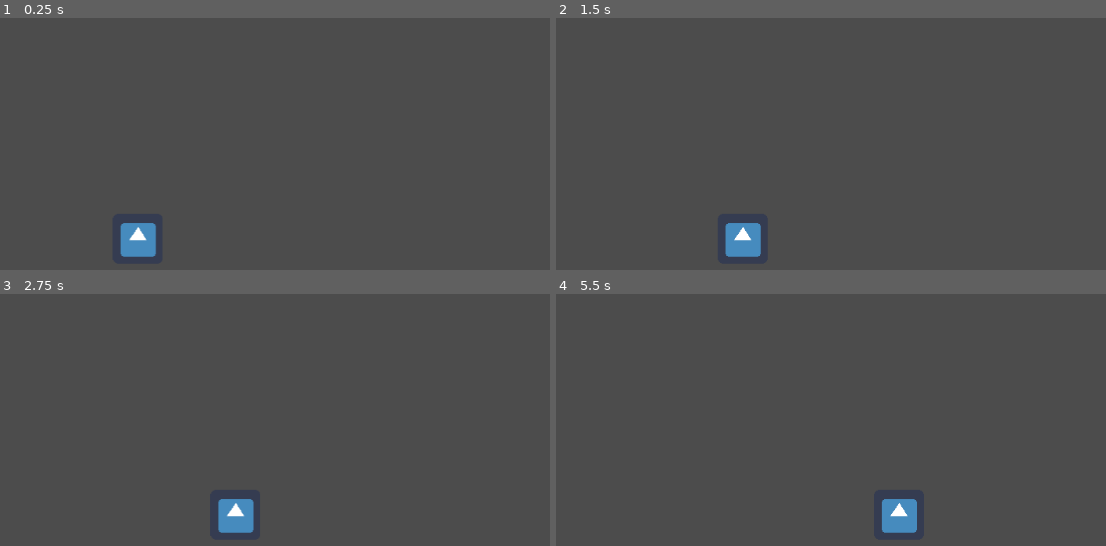
Above: before the commit, frames 1-4 (two rows, left to right).
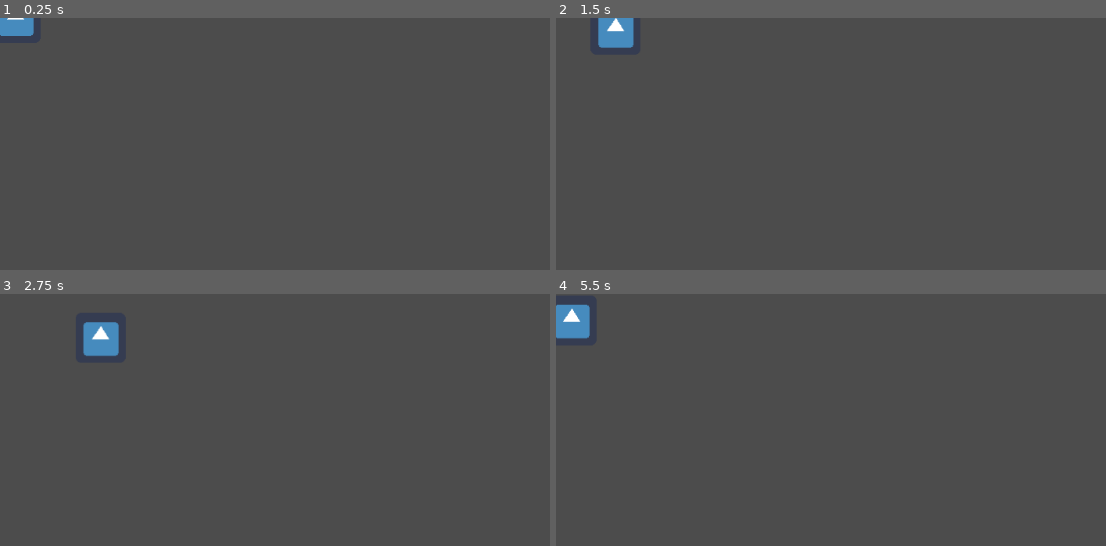
Above: after the commit, the same moments.

Repository: bondrewd0/Pv3-Final
Game: Godot game, scene res://TestLevel.tscn
Same seed, same stepped clock (60 frames per second), same inputs: the game is played once before the commit and once after it. The engine's default icon, where the game draws it, is replaced by a stand-in: a white triangle on a blue panel in a dark square.
Inputs:
- Up to frame 1 (0.25 s): no input
- Up to frame 2 (1.5 s): hold D (Right, bound only after the commit) 0.53-1.28 s; hold S (Down, bound only after the commit) from 1.28 s (still down)
- Up to frame 3 (2.75 s): release S (Down, bound only after the commit) at 2.03 s; hold D (Right, bound only after the commit) from 2.03 s (still down)
- Up to frame 4 (5.5 s): release D (Right, bound only after the commit) at 2.78 s; hold W (Up, bound only after the commit) 2.78-3.53 s; hold A (Left, bound only after the commit) 3.53-5.03 s; hold S (Down, bound only after the commit) from 5.03 s (still down)

The runs differ from the first frame. In frame 1, 1.3% of the frame differs, in the area x 0-29%, y 0-95%; in frame 2, 1.6%; in frame 3, 1.7%, in the area x 15-47%, y 11-95%; in frame 4, 1.7%.

Commit message:
Player creation

Diff:
--- /dev/null
+++ b/Bullet.tscn
@@ -0,0 +1,12 @@
+[gd_scene load_steps=3 format=2]
+
+[ext_resource path="res://icon.png" type="Texture" id=1]
+[ext_resource path="res://Scripts/Bullet.gd" type="Script" id=2]
+
+[node name="Bullet" type="Node2D"]
+position = Vector2( 164, 283 )
+script = ExtResource( 2 )
+speed = 25
+
+[node name="Sprite" type="Sprite" parent="." groups=["Bullet"]]
+texture = ExtResource( 1 )
--- /dev/null
+++ b/Player.tscn
@@ -0,0 +1,19 @@
+[gd_scene load_steps=4 format=2]
+
+[ext_resource path="res://icon.png" type="Texture" id=1]
+[ext_resource path="res://Scripts/PlayerController.gd" type="Script" id=2]
+
+[sub_resource type="RectangleShape2D" id=1]
+
+[node name="Node2D" type="Node2D"]
+position = Vector2( 20, 0 )
+script = ExtResource( 2 )
+speed = 75.0
+
+[node name="KinematicBody2D" type="KinematicBody2D" parent="."]
+
+[node name="CollisionShape2D" type="CollisionShape2D" parent="KinematicBody2D"]
+shape = SubResource( 1 )
+
+[node name="Sprite" type="Sprite" parent="KinematicBody2D"]
+texture = ExtResource( 1 )
--- /dev/null
+++ b/Scripts/PlayerController.gd
@@ -0,0 +1,32 @@
+extends Node2D
+
+
+# Declare member variables here. Examples:
+# var a = 2
+# var b = "text"
+onready var body=$KinematicBody2D
+export var  speed=0.0
+
+# Called when the node enters the scene tree for the first time.
+func _ready():
+	pass # Replace with function body.
+
+
+# Called every frame. 'delta' is the elapsed time since the previous frame.
+# warning-ignore:unused_argument
+func _process(delta):
+	var motion=Vector2()
+	if(Input.is_action_pressed("Right")):
+		motion+=Vector2(1,0)
+
+	if(Input.is_action_pressed("Left")):
+		motion+=Vector2(-1,0)
+
+	if(Input.is_action_pressed("Up")):
+		motion+=Vector2(0,-1)
+
+	if(Input.is_action_pressed("Down")):
+		motion+=Vector2(0,1)
+	var velocity=motion.normalized()*speed
+	body.move_and_slide(velocity)
+	pass
--- a/TestLevel.tscn
+++ b/TestLevel.tscn
@@ -1,14 +1,7 @@
-[gd_scene load_steps=3 format=2]
+[gd_scene load_steps=2 format=2]
 
-[ext_resource path="res://Scripts/Bullet.gd" type="Script" id=1]
-[ext_resource path="res://icon.png" type="Texture" id=2]
+[ext_resource path="res://Player.tscn" type="PackedScene" id=1]
 
 [node name="TestLevel" type="Node"]
 
-[node name="Bullet" type="Node2D" parent="."]
-position = Vector2( 164, 283 )
-script = ExtResource( 1 )
-speed = 50
-
-[node name="Sprite" type="Sprite" parent="Bullet" groups=["Bullet"]]
-texture = ExtResource( 2 )
+[node name="Node2D" parent="." instance=ExtResource( 1 )]
--- a/project.godot
+++ b/project.godot
@@ -18,6 +18,29 @@
 
 common/drop_mouse_on_gui_input_disabled=true
 
+[input]
+
+Left={
+"deadzone": 0.5,
+"events": [ Object(InputEventKey,"resource_local_to_scene":false,"resource_name":"","device":0,"alt":false,"shift":false,"control":false,"meta":false,"command":false,"pressed":false,"scancode":0,"physical_scancode":65,"unicode":0,"echo":false,"script":null)
+ ]
+}
+Right={
+"deadzone": 0.5,
+"events": [ Object(InputEventKey,"resource_local_to_scene":false,"resource_name":"","device":0,"alt":false,"shift":false,"control":false,"meta":false,"command":false,"pressed":false,"scancode":0,"physical_scancode":68,"unicode":0,"echo":false,"script":null)
+ ]
+}
+Up={
+"deadzone": 0.5,
+"events": [ Object(InputEventKey,"resource_local_to_scene":false,"resource_name":"","device":0,"alt":false,"shift":false,"control":false,"meta":false,"command":false,"pressed":false,"scancode":0,"physical_scancode":87,"unicode":0,"echo":false,"script":null)
+ ]
+}
+Down={
+"deadzone": 0.5,
+"events": [ Object(InputEventKey,"resource_local_to_scene":false,"resource_name":"","device":0,"alt":false,"shift":false,"control":false,"meta":false,"command":false,"pressed":false,"scancode":0,"physical_scancode":83,"unicode":0,"echo":false,"script":null)
+ ]
+}
+
 [physics]
 
 common/enable_pause_aware_picking=true
